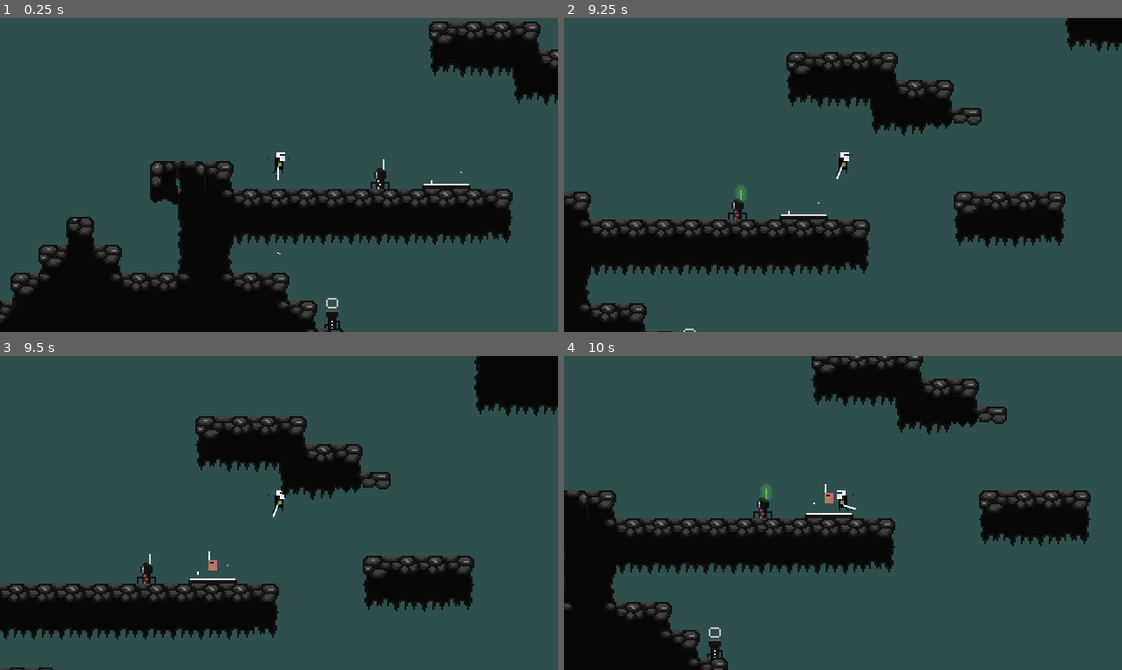
Above: before the commit, frames 1-4 (two rows, left to right).
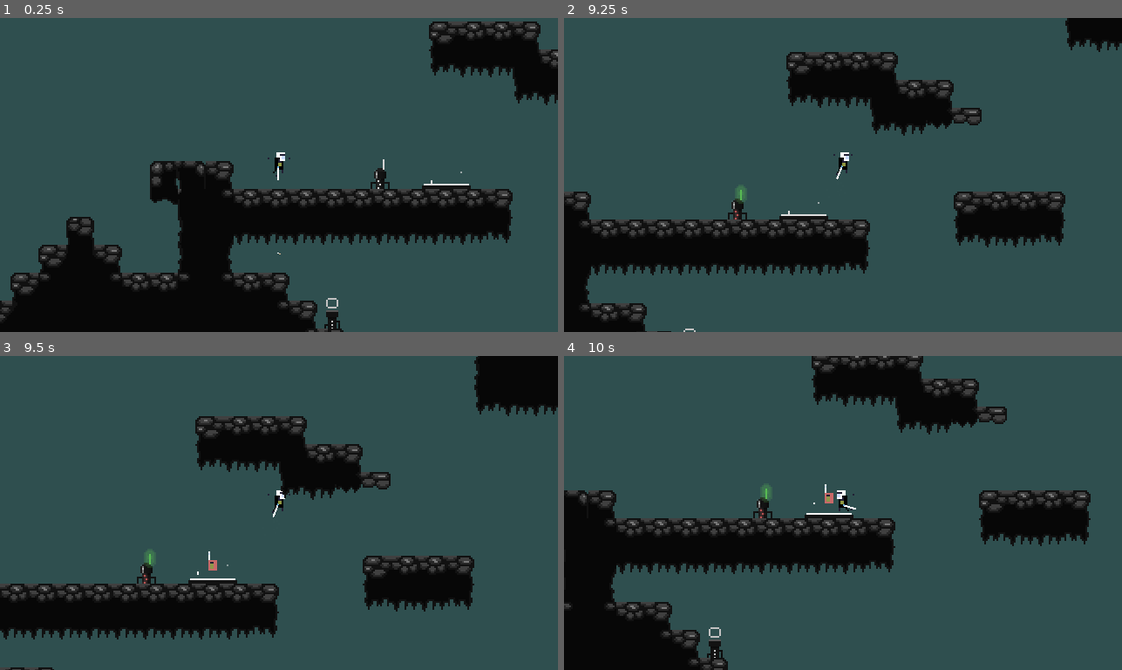
Above: after the commit, the same moments.

Repository: jsonify/Platform
Game: Godot game, scene res://World/world.tscn
Two runs of this game, one before a commit and one after it. Both use one fixed random seed, a clock stepped at 60 frames per second and the inputs below.
Inputs (mouse positions are in pixels of both pictures, inside the frame that each line leads up to):
- Up to frame 1 (0.25 s): no input
- Up to frame 2 (9.25 s): move the mouse to (965, 159) at 0.52 s; hold Right (right) 0.53-2.03 s; click (965, 159) at 0.6 s; tap Space (jump) at 0.77, 1.52, 3.02, 3.77, 4.52, 6.02, 6.77, 7.52, 9.02 s; move the mouse to (731, 190) at 1.27 s; click (731, 190) at 1.35 s; move the mouse to (898, 105) at 2.02 s; hold Left (left) 2.03-2.78 s; click (898, 105) at 2.1 s; move the mouse to (815, 237) at 2.77 s; hold Right (right) 2.78-4.28 s; click (815, 237) at 2.85 s; move the mouse to (1010, 222) at 3.52 s; click (1010, 222) at 3.6 s; move the mouse to (675, 127) at 4.27 s; hold Left (left) 4.28-5.03 s; click (675, 127) at 4.35 s; move the mouse to (870, 175) at 5.02 s; hold Right (right) 5.03-5.78 s; click (870, 175) at 5.1 s; move the mouse to (759, 96) at 5.77 s; hold Left (left) 5.78-7.28 s; click (759, 96) at 5.85 s; move the mouse to (965, 159) at 6.52 s; click (965, 159) at 6.6 s; move the mouse to (731, 190) at 7.27 s; hold Right (right) from 7.28 s (still down); click (731, 190) at 7.35 s; move the mouse to (898, 105) at 8.02 s; click (898, 105) at 8.1 s; move the mouse to (815, 237) at 8.77 s; click (815, 237) at 8.85 s
- Up to frame 3 (9.5 s): keep holding Right (right)
- Up to frame 4 (10 s): move the mouse to (1010, 560) at 9.52 s; release Right (right) at 9.53 s; hold Left (left) from 9.53 s (still down); click (1010, 560) at 9.6 s; tap Space (jump) at 9.77 s

Frames 1-2 are identical in both runs. In frame 3, less than 0.1% of the frame differs, in the area x 25-28%, y 61-68%; in frame 4, nothing differs.

Commit message:
PowerUp Terminal now persists

Diff:
--- a/Player/player.gd
+++ b/Player/player.gd
@@ -32,7 +32,7 @@
 func _ready():
 	debug_enabled(debug_enabled_status)
 	SaveLoad.load_data()
-	jetpack_enabled = SaveLoad.player_data["player"]["jetpack_enabled"]
+	jetpack_enabled = SaveLoad.data["player"]["jetpack_enabled"]
 
 
 func _physics_process(delta):
--- a/PowerUps/jet_pack.gd
+++ b/PowerUps/jet_pack.gd
@@ -10,6 +10,7 @@
 	if body is Player:
 		jetpack_enabled = true
 		body.jetpack_enabled = true
-		SaveLoad.player_data["player"]["jetpack_enabled"] = true
+		SaveLoad.data["player"]["jetpack_enabled"] = true
+		SaveLoad.data["powerups"]["jetpack_powerup_acquired"] = true
 		SaveLoad.save_data()
 		animation_player.play("Destroy")
--- a/PowerUps/power_up.gd
+++ b/PowerUps/power_up.gd
@@ -4,22 +4,33 @@
 @onready var detection_timer := $DetectionTimer
 @onready var collision_shape := $CollisionShape2D
 
+var is_powerup_acquired := false
 
 signal platform_activated
 
 func _ready():
+	if SaveLoad.data["powerups"]["jetpack_powerup_acquired"]:
+		computer_animation_player.play("detected")
 	body_entered.connect(_on_body_entered)
 
 func _on_body_entered(body):
-	computer_animation_player.play("detected")
-	collision_shape.set_deferred("disabled", true)
-	detection_timer.start()
+	powerup_acquired(is_powerup_acquired)
 
 
 func _on_timer_timeout():
 	Events.emit_signal("platform_activated")
-	computer_animation_player.play("destroy")
 
 
 func apply_effect(body):
 	pass
+
+
+func powerup_acquired(bool):
+	if not SaveLoad.data["powerups"]["jetpack_powerup_acquired"]:
+		computer_animation_player.play("detected")
+		collision_shape.set_deferred("disabled", true)
+		detection_timer.start()
+		is_powerup_acquired = true
+	else:
+		SaveLoad.data["powerups"]["jetpack_powerup_acquired"]
+		computer_animation_player.play("detected")
--- a/Singleton/save_load.gd
+++ b/Singleton/save_load.gd
@@ -2,7 +2,7 @@
 
 const SAVE_PATH = "user://save.json" #use user://savefilename.dat instead here
 
-var player_data := {
+var default_data := {
 	"player": {
 		"name": "Jsonify",
 		"score": 10,
@@ -19,24 +19,31 @@
 	"levels_completed": [1, 2, 3]
 }
 
+var data = { }
+
+
 func _ready():
-	print(player_data["player"]["jetpack_enabled"])
+	print(data)
+	load_data()
+	update_text()
 
-var data = { }
 
 func save_data():
 	var save_game := FileAccess.open(SAVE_PATH, FileAccess.WRITE)
-	var json_string := JSON.stringify(player_data)
+	var json_string := JSON.stringify(data)
 	#TODO: implement encryption password
 	save_game.store_line(json_string)
 
 func load_data():
 	if not FileAccess.file_exists(SAVE_PATH):
-		print("no file, to load.")
+		reset_data()
 		return
 	var load_game = FileAccess.open(SAVE_PATH, FileAccess.READ)
 	var json_string = load_game.get_line()
-	player_data = JSON.parse_string(json_string)
+	data = JSON.parse_string(json_string)
 
 func reset_data():
-	data = player_data.duplicate(true)
+	data = default_data.duplicate(true)
+
+func update_text():
+	pass
